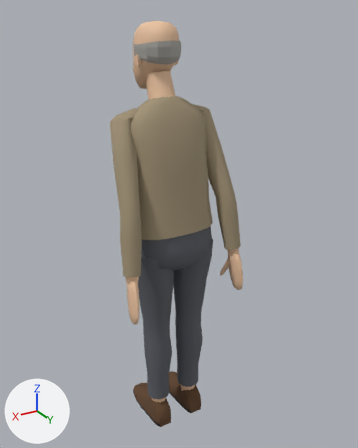
Renders of the glTF model godot/modelos/personajes/persona_mayor.glb from each side of a commit.
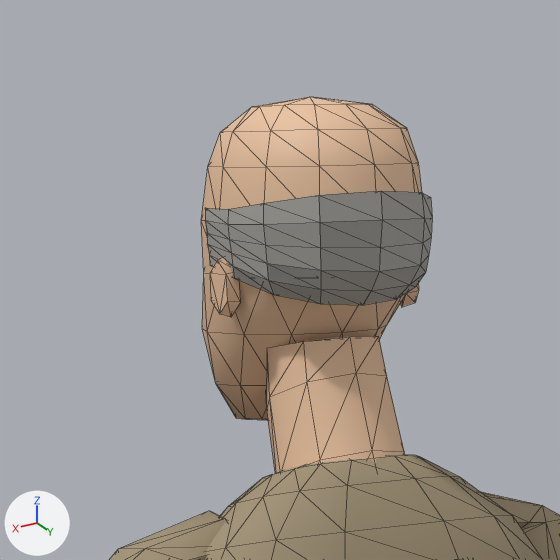
There are two pictures of each version: one whole from a 50 mm lens placed at (0.882, 1.517, 1.67), pointed at (-0.05, -0.035, 0.894), one close up on the part from 25% to 58% of the width and 0% to 26% of the height. Every picture has the same lights, and +X, +Y and +Z are marked at lower left. The first two pictures are the older version. The close-ups show mesh edges as thin lines. Where no turn or scale is listed for an object, it has been applied to the vertices. Vertices at exactly the same position are counted once.

Names of what the first close-up shows: 'pelo', 'persona_mayor_cuerpo'.
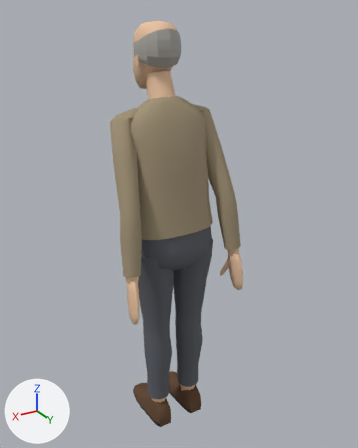
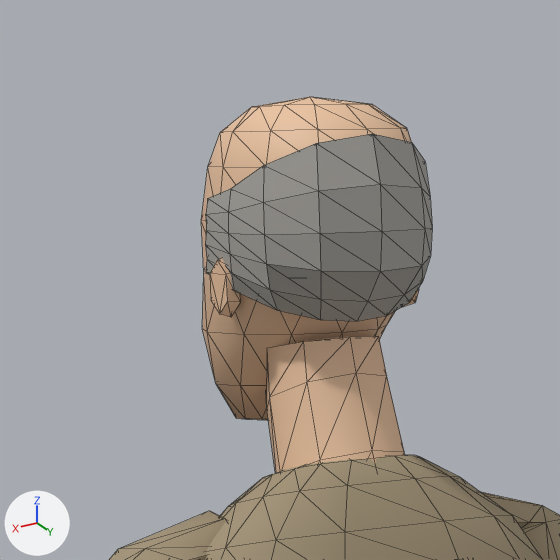
Boxes [x1, y1, x2, y2] around the edits, measured in the close-ups (560 x 560 px):
'pelo', reshaped: before [205, 191, 432, 305]; after [205, 134, 432, 321]

The change in detail:
me_pelo is used by ob_pelo; location (0.0, -0.095, 1.438).
me_pelo had 114 vertices, 224 faces and spanned x -0.08..0.079, y -0.101..0.091, z 0.062..0.145.
me_pelo now has 114 vertices, 224 faces and spans x -0.08..0.08, y -0.101..0.089, z 0.05..0.178.
me_pelo part 1: 88 of 114 vertices moved; they spanned x -0.08..0.079, y -0.09..0.091, z 0.062..0.141 and now span x -0.08..0.08, y -0.09..0.089, z 0.05..0.178; mean shift (0.0, -0.002, 0.004); largest move (0.0, 0.089, 0.141) -> (0.0, 0.078, 0.178).
